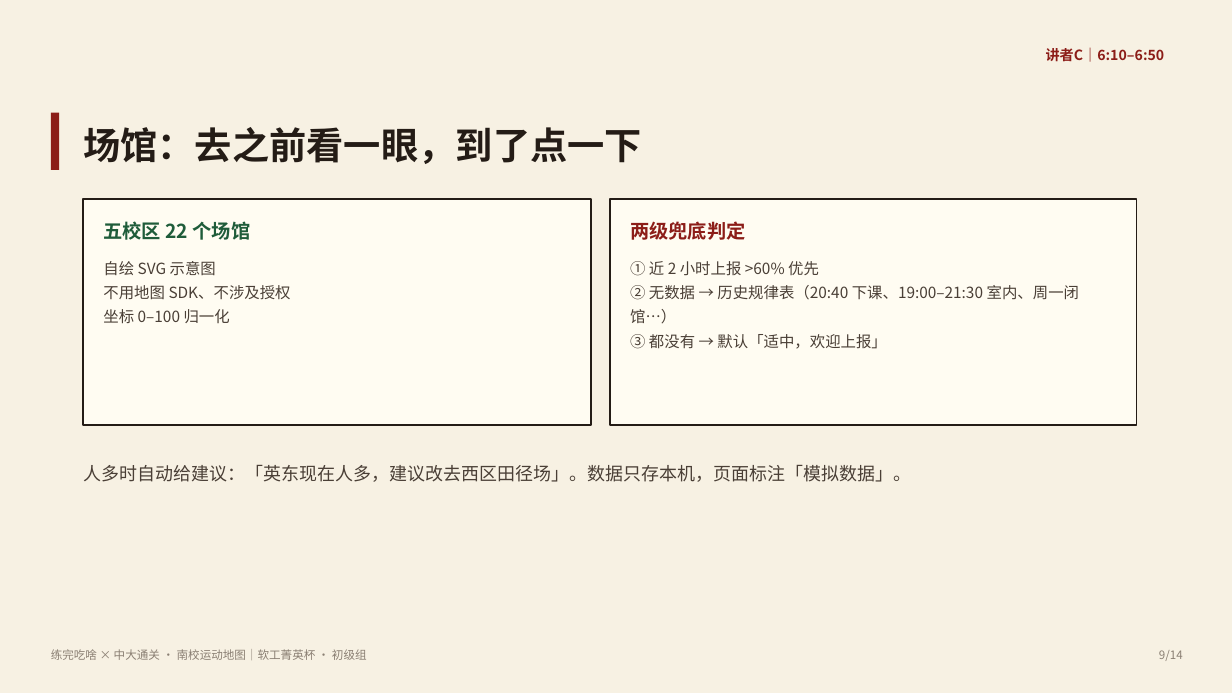
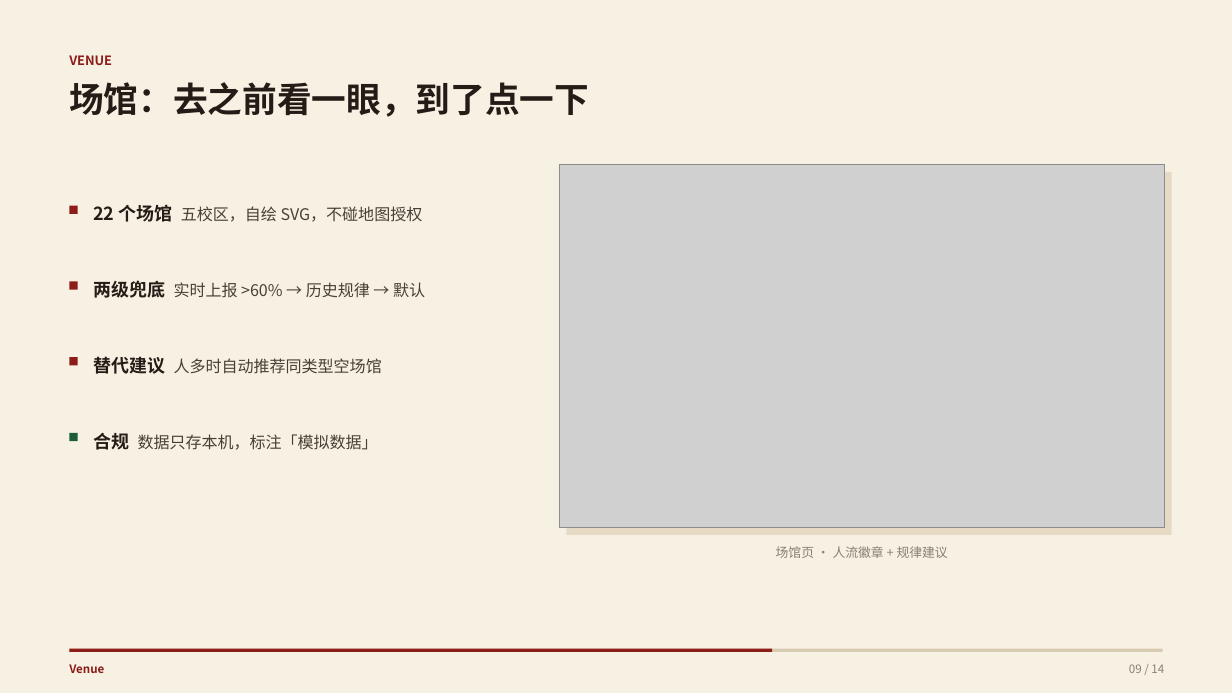
Before and after one commit to liaohc-42/sports-fuel-agent, a slide deck: slide 9 of docs/答辩PPT-练完吃啥.pptx. Drawn at 1232x693 pixels with LibreOffice and Linux fonts; fonts in the diff are those of the drawing; grey boxes stand for pictures. Boxes give left, top, right and bottom in pixels: in the first picture for what was removed or moved away, otherwise in the second. Text is boxed around its words. In the diff, an @@ line names an element or a change of style, - is before the commit and + after.

Commit message:
feat: 练完吃啥 初始提交（前端+后端+数据+文档）

```diff
--- a/docs/答辩PPT-练完吃啥.pptx
+++ b/docs/答辩PPT-练完吃啥.pptx
@@ text added at (69,55,112,65), 10 pt, text #8C1D18, bold @@
+VENUE
@@ text removed at (1046,48,1165,62) @@
-讲者C｜6:10–6:50
@@ text "场馆：去之前看一眼，到了点一下": place and size @@
-text "场馆：去之前看一眼，到了点一下" at (83,127,642,164)
+text "场馆：去之前看一眼，到了点一下" at (69,82,589,117)
@@ text "场馆：去之前看一眼，到了点一下" at (69,82,589,117): size 29 to 27 pt; line spacing 1.25 to 1.1 @@
@@ picture added at (559,165,1165,528) @@
@@ rectangle: place and size @@
-rectangle at (610,199,1137,425)
+rectangle at (567,172,1172,535)
@@ rectangle at (567,172,1172,535): fill #FFFCF2 to #E6DAC4; outline #241C16 1.5 pt to none @@
@@ rectangle: place and size @@
-rectangle at (51,113,59,170)
+rectangle at (69,206,78,214)
@@ rectangle removed at (83,199,592,425) @@
@@ text at (93,204,423,222): text changed; size 12 to 12.5 pt @@
-自绘 SVG 示意图
-不用地图 SDK、不涉及授权
-坐标 0–100 归一化
+22 个场馆 五校区，自绘 SVG，不碰地图授权
@@ text removed at (103,221,251,240) @@
-五校区 22 个场馆
@@ text removed at (630,261,1079,349) @@
-① 近 2 小时上报 >60% 优先
-② 无数据 → 历史规律表（20:40 下课、19:00–21:30 室内、周一闭馆…）
-③ 都没有 → 默认「适中，欢迎上报」
@@ rectangle added at (69,281,78,289), fill #8C1D18 @@
@@ text at (93,280,425,298): text changed; size 15 to 12.5 pt; text colour #8C1D18 to #4A3F36; bold off @@
-两级兜底判定
+两级兜底 实时上报 >60% → 历史规律 → 默认
@@ rectangle added at (69,358,78,366), fill #8C1D18 @@
@@ text at (93,356,382,374): text changed; size 14 to 12.5 pt @@
-人多时自动给建议：「英东现在人多，建议改去西区田径场」。数据只存本机，页面标注「模拟数据」。
+替代建议 人多时自动推荐同类型空场馆
@@ rectangle added at (69,433,78,441), fill #1F5C3A @@
@@ text added at (93,433,378,450), 12.5 pt, text #4A3F36 @@
+合规 数据只存本机，标注「模拟数据」
@@ text added at (776,546,948,558), 10 pt, text #8A7F73 @@
+场馆页 · 人流徽章 + 规律建议
@@ text removed at (51,649,367,660) @@
-练完吃啥 × 中大通关 · 南校运动地图｜软工菁英杯 · 初级组
@@ rectangle added at (69,649,1163,653), fill #D9CBB2 @@
@@ rectangle added at (69,649,773,653), fill #8C1D18 @@
@@ text added at (69,664,104,673), 9 pt, text #8C1D18, bold @@
+Venue
@@ text at (1129,664,1164,673): text changed @@
-9/14
+09 / 14
```
Also in this commit, not shown: 12 other slides changed, 1 slide added, 1 slide removed, 3 other files.
